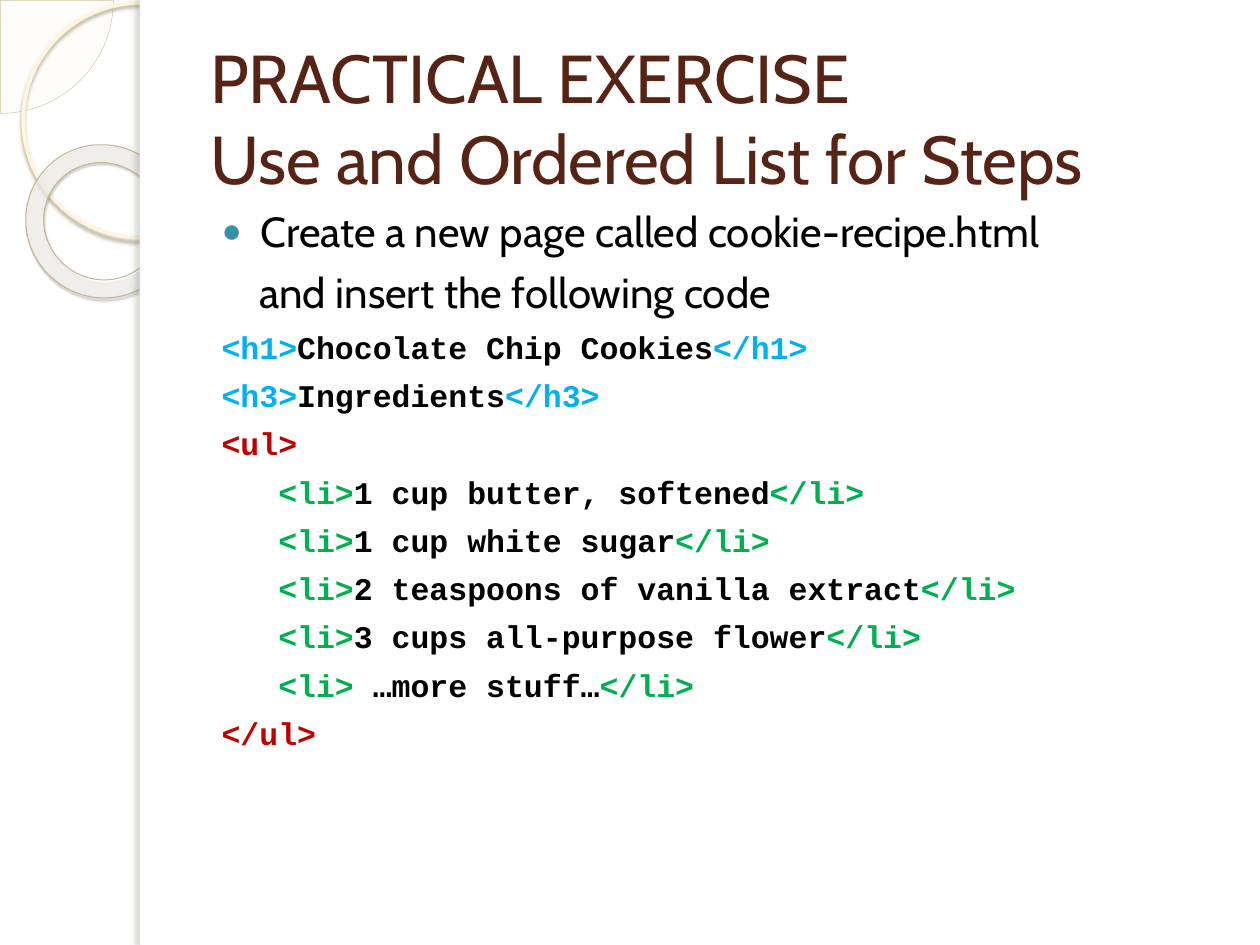
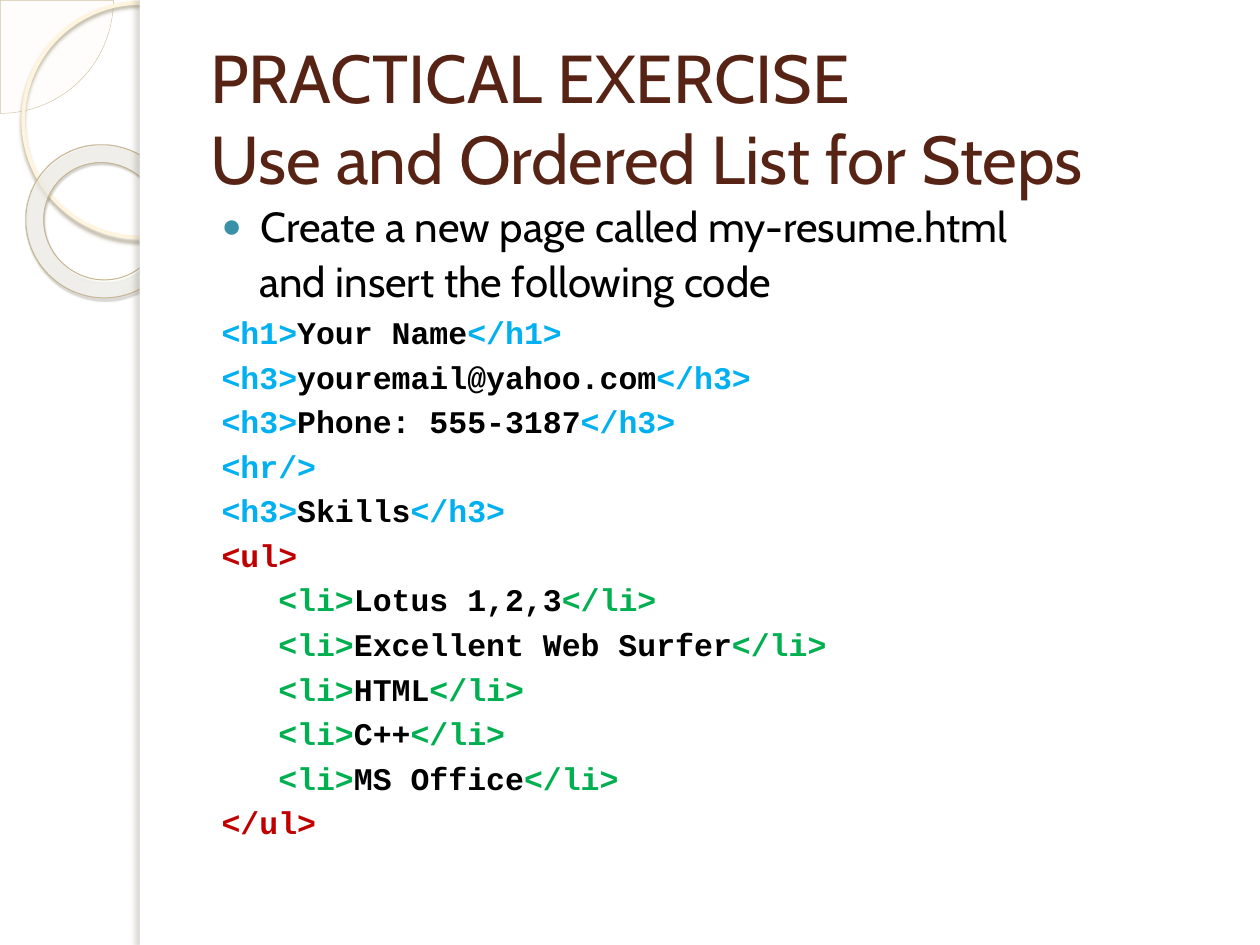
Before and after one commit to fernandozamoraj/html-tuts, a slide deck: slide 5 of Intro to Web Development Part 2 HTML Basics.pptx. Drawn at 1260x945 pixels with LibreOffice and Linux fonts; fonts in the diff are those of the drawing; background and template pictures are left out. Boxes give left, top, right and bottom in pixels: in the first picture for what was removed or moved away, otherwise in the second. Text is boxed around its words. In the diff, an @@ line names an element or a change of style, - is before the commit and + after.

```diff
--- a/Intro to Web Development Part 2 HTML Basics.pptx
+++ b/Intro to Web Development Part 2 HTML Basics.pptx
@@ text at [261,210,1007,251]: text changed @@
-● Create a new page called cookie-recipe.html
+● Create a new page called my-resume.html
@@ text at [222,265,771,835]: line spacing 1 to 0.9 @@
@@ text at [222,321,751,523]: text changed @@
-<h1>Chocolate Chip Cookies</h1>
-<h3>Ingredients</h3>
+<h1>Your Name</h1>
+<h3>youremail@yahoo.com</h3>
+<h3>Phone: 555-3187</h3>
+<hr/>
+<h3>Skills</h3>
@@ text at [278,589,826,791]: text changed; text colour #000000 to #00B050 @@
-<li>1 cup butter, softened</li>
-<li>1 cup white sugar</li>
-<li>2 teaspoons of vanilla extract</li>
-<li>3 cups all-purpose flower</li>
-<li> …more stuff…</li>
+<li>Lotus 1,2,3</li>
+<li>Excellent Web Surfer</li>
+<li>HTML</li>
+<li>C++</li>
+<li>MS Office</li>
```
Also in this commit, not shown: 1 other slide changed, 15 other files.
